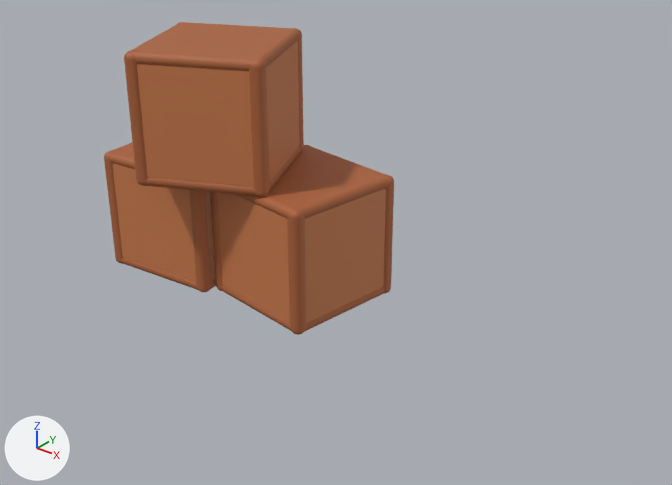
Renders of the glTF model public/pm3d/assets/prop_crates.glb from each side of a commit.
Both versions are drawn from a camera (50 mm lens) standing at (5.93, -5.83, 4.38) and looking at (0.89, 0.47, 0.47). Every picture has the same lights, and +X, +Y and +Z are marked at lower left. The picture after the commit comes second. Where no turn or scale is listed for an object, it has been applied to the vertices.

Objects in the first picture: 'c1', 'c1_bandx-1', 'c1_bandx1', 'c1_post-1-1', 'c1_post1-1', 'c2', 'c2_bandx-1', 'c2_bandx1', 'c2_post-1-1', 'c2_post1-1', 'c2_post11', 'c3', 'c3_bandx-1', 'c3_bandx1', 'c3_post-1-1', 'c3_post1-1', 'c3_post11'.
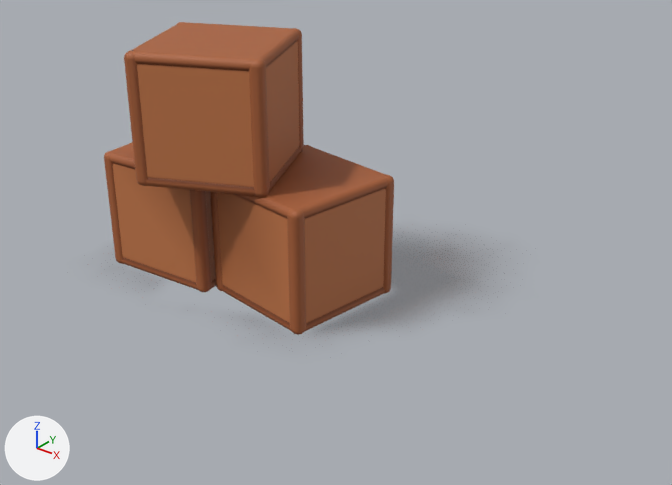
The change, as a list of edits to the scene's bpy script:
```text
Change mat_m_c77a4a:
    where n0 = _N.new('ShaderNodeBsdfPrincipled'); n0.name = 'Principled BSDF'
    remove n0.inputs[0].default_value = (0.571, 0.195, 0.0685, 1.0)  # 'Base Color', orange #c77a4a
    add n2 = _N.new('ShaderNodeMix'); n2.name = 'Mix'
    add n2.data_type = 'RGBA'
    add n2.blend_type = 'MULTIPLY'
    add n2.inputs[0].default_value = 1.0  # 'Factor'
    add n2.inputs[7].default_value = (0.571, 0.195, 0.0685, 1.0)  # 'B', orange #c77a4a
    add n3 = _N.new('ShaderNodeVertexColor'); n3.name = 'Color Attribute'
    add _L.new(n2.outputs[2], n0.inputs[0])  # 'Result' to 'Base Color'
    add _L.new(n3.outputs[0], n2.inputs[6])  # 'Color' to 'A'
Change mat_m_ac6238:
    where n0 = _N.new('ShaderNodeBsdfPrincipled'); n0.name = 'Principled BSDF'
    remove n0.inputs[0].default_value = (0.413, 0.122, 0.0395, 1.0)  # 'Base Color', brown #ac6238
    add n2 = _N.new('ShaderNodeMix'); n2.name = 'Mix'
    add n2.data_type = 'RGBA'
    add n2.blend_type = 'MULTIPLY'
    add n2.inputs[0].default_value = 1.0  # 'Factor'
    add n2.inputs[7].default_value = (0.413, 0.122, 0.0395, 1.0)  # 'B', brown #ac6238
    add n3 = _N.new('ShaderNodeVertexColor'); n3.name = 'Color Attribute'
    add _L.new(n2.outputs[2], n0.inputs[0])  # 'Result' to 'Base Color'
    add _L.new(n3.outputs[0], n2.inputs[6])  # 'Color' to 'A'
Change me_c1:
    where me_c1.from_pydata(...)  # 152 vertices, 300 faces; spans x -0.641..0.641, y -0.641..0.641, z -0.6..0.6
    me_c1 part 1: vertex colours changed
Change me_c1_bandx1:
    where me_c1_bandx1.from_pydata(...)  # 152 vertices, 300 faces; spans x -0.656..0.656, y -0.656..0.656, z -0.06..0.06
    me_c1_bandx1 part 2: vertex colours changed
Change me_c1_bandx_1:
    where me_c1_bandx_1.from_pydata(...)  # 152 vertices, 300 faces; spans x -0.656..0.656, y -0.656..0.656, z -0.06..0.06
    me_c1_bandx_1 part 3: vertex colours changed
Change me_c1_post1_1:
    where me_c1_post1_1.from_pydata(...)  # 152 vertices, 300 faces; spans x -0.071..0.071, y -0.071..0.071, z -0.61..0.61
    me_c1_post1_1 part 4: vertex colours changed
Change me_c2:
    where me_c2.from_pydata(...)  # 152 vertices, 300 faces; spans x -0.663..0.663, y -0.663..0.663, z -0.6..0.6
    me_c2 part 5: vertex colours changed
Change me_c2_bandx1:
    where me_c2_bandx1.from_pydata(...)  # 152 vertices, 300 faces; spans x -0.681..0.681, y -0.681..0.681, z -0.06..0.06
    me_c2_bandx1 part 6: vertex colours changed
Change me_c2_bandx_1:
    where me_c2_bandx_1.from_pydata(...)  # 152 vertices, 300 faces; spans x -0.681..0.681, y -0.681..0.681, z -0.06..0.06
    me_c2_bandx_1 part 7: vertex colours changed
Change me_c2_post1_1:
    where me_c2_post1_1.from_pydata(...)  # 152 vertices, 300 faces; spans x -0.071..0.071, y -0.071..0.071, z -0.61..0.61
    me_c2_post1_1 part 8: vertex colours changed
Change me_c2_post11:
    where me_c2_post11.from_pydata(...)  # 152 vertices, 300 faces; spans x -0.071..0.071, y -0.071..0.071, z -0.61..0.61
    me_c2_post11 part 9: vertex colours changed
Change me_c2_post_1_1:
    where me_c2_post_1_1.from_pydata(...)  # 152 vertices, 300 faces; spans x -0.071..0.071, y -0.071..0.071, z -0.61..0.61
    me_c2_post_1_1 part 10: vertex colours changed
Change me_c2_post_11:
    where me_c2_post_11.from_pydata(...)  # 152 vertices, 300 faces; spans x -0.071..0.071, y -0.071..0.071, z -0.61..0.61
    me_c2_post_11 part 11: vertex colours changed
Change me_c3:
    where me_c3.from_pydata(...)  # 152 vertices, 300 faces; spans x -0.76..0.76, y -0.76..0.76, z -0.6..0.6
    me_c3 part 12: vertex colours changed
Change me_c3_bandx1:
    where me_c3_bandx1.from_pydata(...)  # 152 vertices, 300 faces; spans x -0.79..0.79, y -0.79..0.79, z -0.06..0.06
    me_c3_bandx1 part 13: vertex colours changed
Change me_c3_bandx_1:
    where me_c3_bandx_1.from_pydata(...)  # 152 vertices, 300 faces; spans x -0.79..0.79, y -0.79..0.79, z -0.06..0.06
    me_c3_bandx_1 part 14: vertex colours changed
Change me_c3_post1_1:
    where me_c3_post1_1.from_pydata(...)  # 152 vertices, 300 faces; spans x -0.073..0.073, y -0.073..0.073, z -0.61..0.61
    me_c3_post1_1 part 15: vertex colours changed
Change me_c3_post11:
    where me_c3_post11.from_pydata(...)  # 152 vertices, 300 faces; spans x -0.073..0.073, y -0.073..0.073, z -0.61..0.61
    me_c3_post11 part 16: vertex colours changed
Add ob_baked_shadow:
    ob_baked_shadow = bpy.data.objects.new('baked_shadow', me_baked_shadow)  # 4 vertices, 2 faces; spans x -1.67..3.06, y -1.25..2.78, z 0.01; in mat_baked_shadow (picture img_prop_crates)
    ob_baked_shadow.location = (0.0, 0.0, 0.0)
```

Where the change shows, as pixel boxes [x1, y1, x2, y2] in the pictures (672 x 485 px):
'baked_shadow', added
    after: [343, 248, 458, 324]
'c1_post1-1', recoloured
    both: [189, 190, 212, 292]
'c3_bandx-1', recoloured
    both: [146, 147, 301, 196]
'c2_bandx-1', recoloured
    both: [221, 285, 385, 331]
'c2_post-1-1', recoloured
    both: [210, 192, 223, 291]
'c1_bandx-1', recoloured
    both: [122, 257, 216, 288]
'c3_post11', recoloured
    both: [297, 35, 304, 153]
